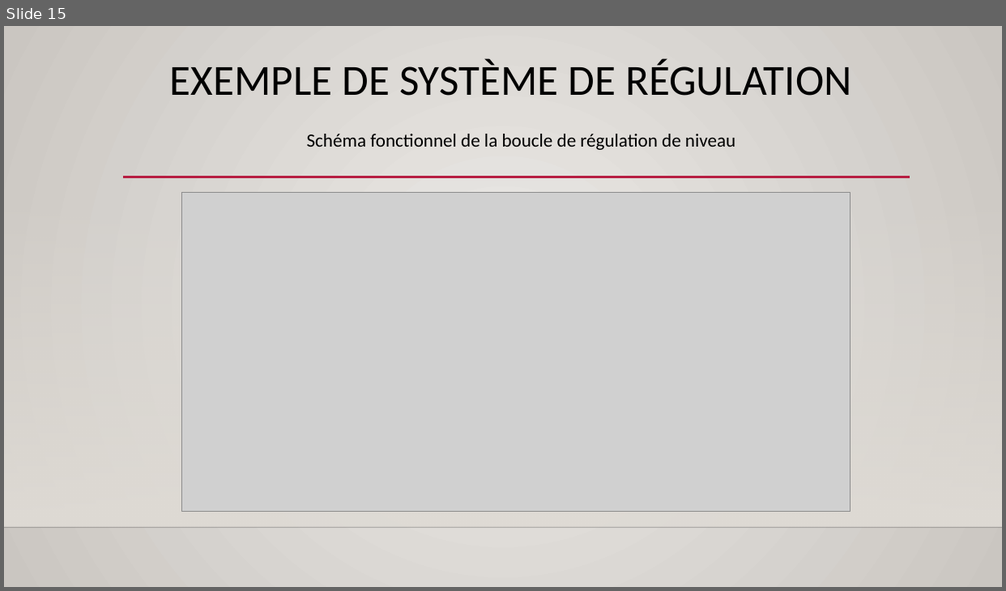
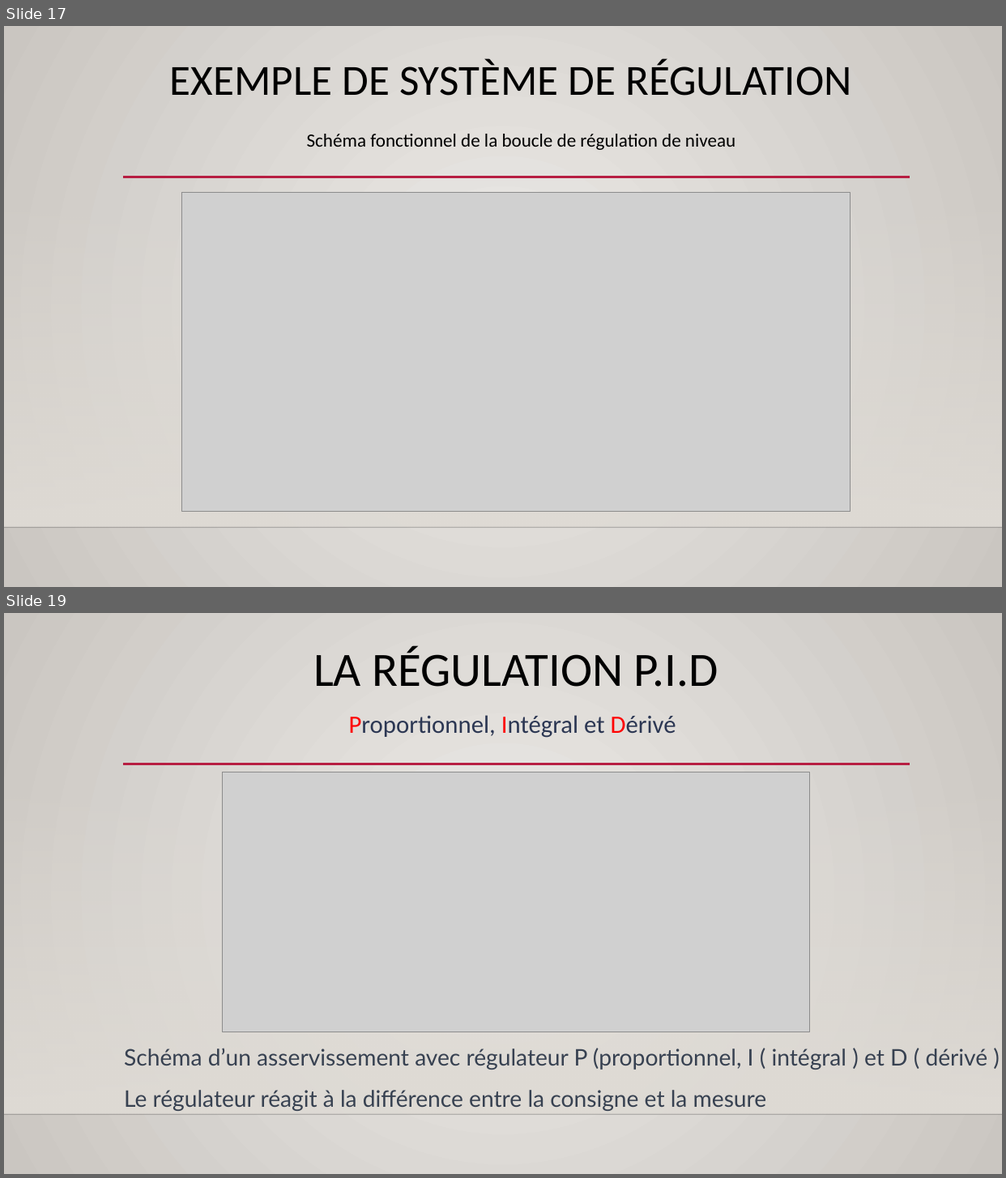
Before and after one commit to Aboudara/Document, a slide deck: Formation regulation.pptx. Shown one above the other, each under a label of ours: slide 15 before the commit, slides 17 and 19 after it; the slides between them are not shown. The pictures are 1006x591 and 1006x1178 pixels, drawn with LibreOffice and Linux fonts; fonts in the diff are those of the drawing; grey boxes stand for pictures; background and template pictures are left out. Boxes give left, top, right and bottom in pixels: in the first picture for what was removed or moved away, otherwise in the second. Text is boxed around its words. In the diff, an @@ line names an element or a change of style, - is before the commit and + after.

```diff
--- a/Formation regulation.pptx
+++ b/Formation regulation.pptx
@@ slide 19 added at (x1=4, y1=613, x2=1002, y2=1174), background gradient #ECEAE7 to #CAC7C1; not listed: 3 template elements that a slide beside it also shows @@
@@ title added at (x1=313, y1=646, x2=718, y2=687), 46 pt, text #000000 @@
+LA RÉGULATION P.I.D
@@ text added at (x1=349, y1=715, x2=676, y2=738), 24 pt, text #2C3753 @@
+Proportionnel, Intégral et Dérivé
@@ picture added at (x1=223, y1=772, x2=810, y2=1033) @@
@@ text added at (x1=124, y1=1048, x2=988, y2=1111), 22 pt, text #374151 @@
+Schéma d’un asservissement avec régulateur P (proportionnel, I ( intégral ) et D ( dérivé )
+Le régulateur réagit à la différence entre la consigne et la mesure
@@ what was slide 15 is now slide 17 @@
```
Also in this commit, not shown: 1 slide changed, 23 other slides added, 1 other file.
